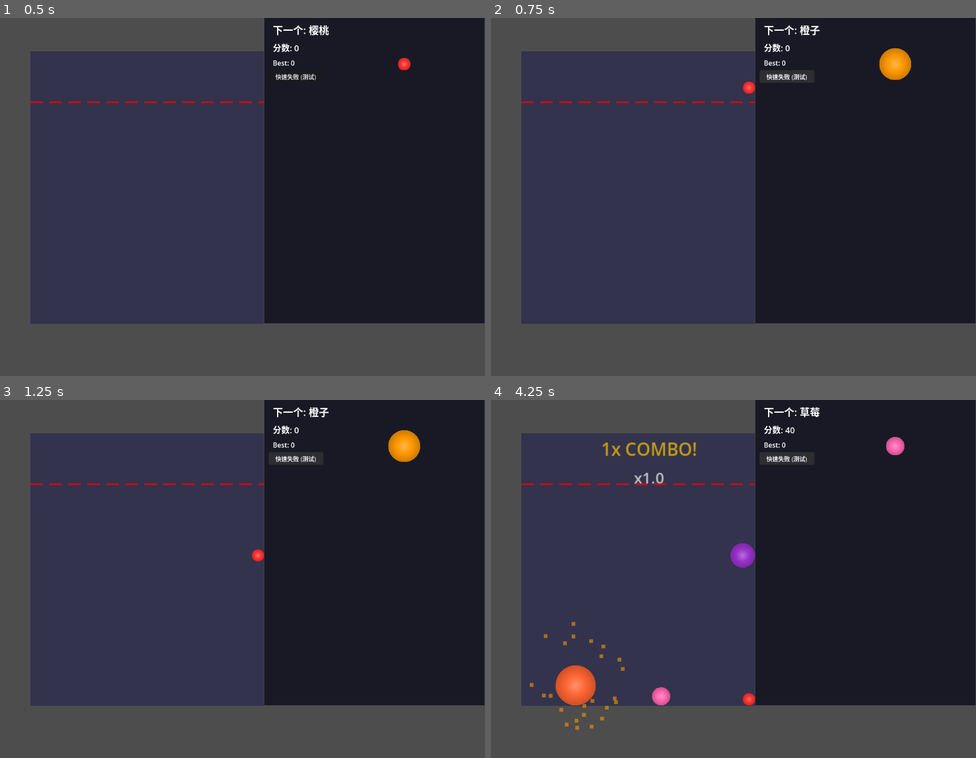
Above: before the commit, frames 1-4 (two rows, left to right).
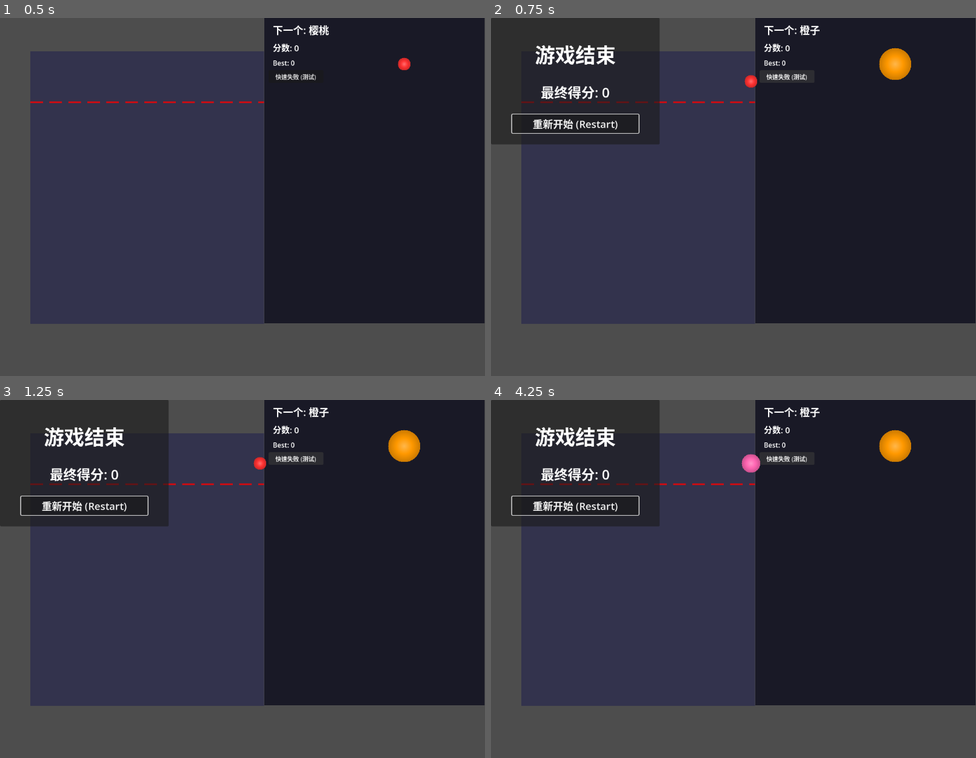
Above: after the commit, the same moments.

Repository: atom32/syn_melon
Game: Godot game, scene res://scenes/Main.tscn
The game is run twice, just before and just after one commit, with the same random seed, the same clock (stepped at 60 frames per second) and the same inputs.
Inputs (mouse positions are in pixels of both pictures, inside the frame that each line leads up to):
- Up to frame 1 (0.5 s): no input
- Up to frame 2 (0.75 s): click "快速失败 (测试)" at 0.5 s
- Up to frame 3 (1.25 s): no input
- Up to frame 4 (4.25 s): click (573, 507) at 1.25 s, where only the run after the commit has a clickable "重新开始 (Restart)"; click "快速失败 (测试)" at 2 s; click (573, 507) at 2.75 s, where only the run after the commit has a clickable "重新开始 (Restart)"; click "快速失败 (测试)" at 3.5 s

Frame 1 is identical in both runs. In frame 2, 12% of the frame differs, in the area x 0-55%, y 0-36%; in frame 3, 12%; in frame 4, 14%, in the area x 0-87%, y 0-93%.

Commit message:
fix: update DebugFailButton to use EventBus
- Update _on_debug_fail_button() to emit events via EventBus
- Remove old GameManager.game_over signal call
- Add comment explaining EventBus usage

This fixes the issue where the debug button only spawned fruits
without triggering game over sequence.

Co-Authored-By: Claude Sonnet 4.6 <noreply@anthropic.com>

Diff:
--- a/scenes/Main.tscn
+++ b/scenes/Main.tscn
@@ -48,7 +48,7 @@
 theme_override_font_sizes/font_size = 20
 text = "分数: 0"
 
-[node name="HighScoreLabel" type="Label" parent="UIBackground"]
+[node name="HighScoreLabel" type="Label" parent="UIBackground" unique_id=456596779]
 layout_mode = 0
 offset_left = 20.0
 offset_top = 95.0
@@ -120,9 +120,11 @@
 position = Vector2(-238.5, 33)
 shape = SubResource("RectangleShape2D_ground")
 
-[node name="ComboDisplay" parent="." instance=ExtResource("id_8k3mr")]
+[node name="ComboDisplay" parent="." unique_id=568849209 instance=ExtResource("id_8k3mr")]
+anchors_preset = 5
 
 [node name="GameOverPanel" type="Panel" parent="." unique_id=1367045092]
+z_index = 4000
 anchors_preset = 8
 anchor_left = 0.5
 anchor_top = 0.5
@@ -134,5 +136,4 @@
 offset_bottom = 150.0
 grow_horizontal = 2
 grow_vertical = 2
-z_index = 4000
 script = ExtResource("3_gameover")
--- a/scripts/Main.gd
+++ b/scripts/Main.gd
@@ -255,8 +255,10 @@
 ## 调试：快速失败按钮
 func _on_debug_fail_button() -> void:
 	print("Main.gd: 快速失败按钮被点击")
-	var gm = get_node("/root/GameManager")
-	gm.game_over.emit()
+	#var gm = get_node("/root/GameManager")
+	#gm.game_over.emit()
+	var event_bus = get_node("/root/EventBus")
+	event_bus.emit_game_over()  # 使用 EventBus
 
 
 ## 更新 UI 显示
Not shown: 1 places in scenes/Main.tscn that only renumber resources
